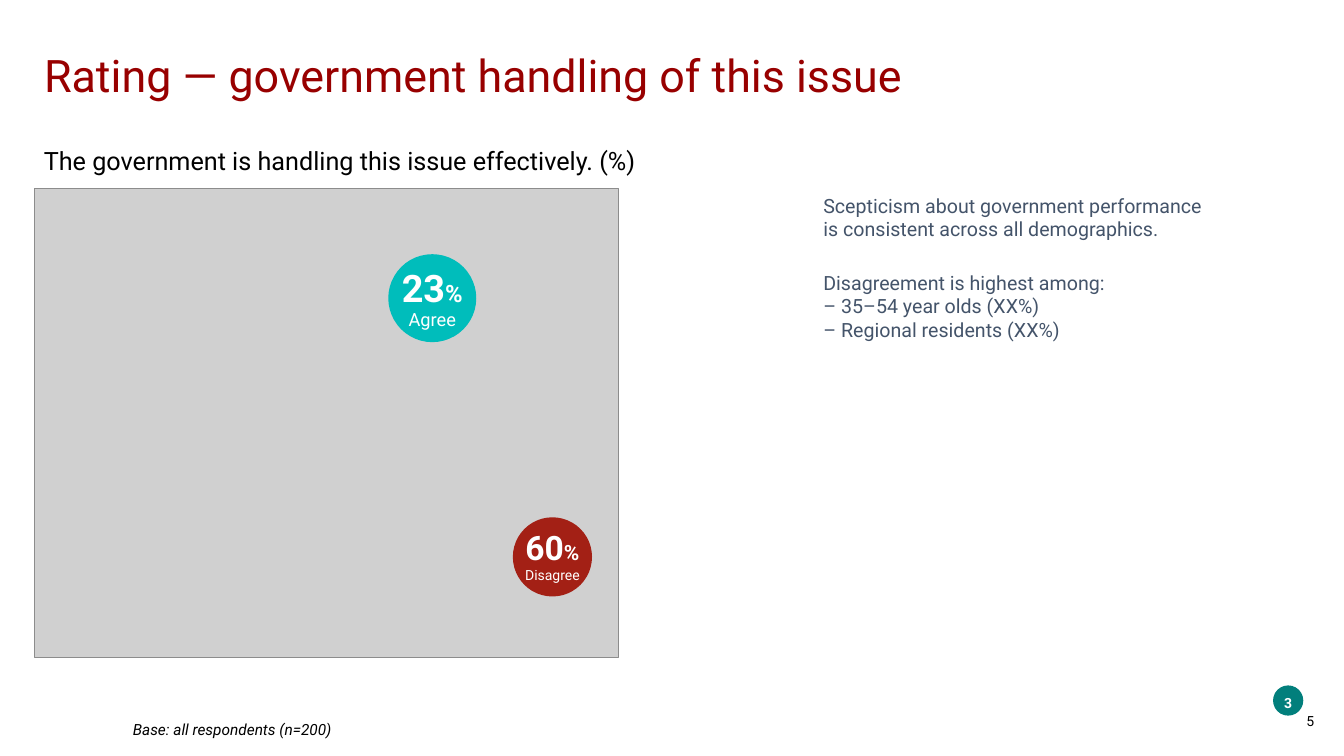
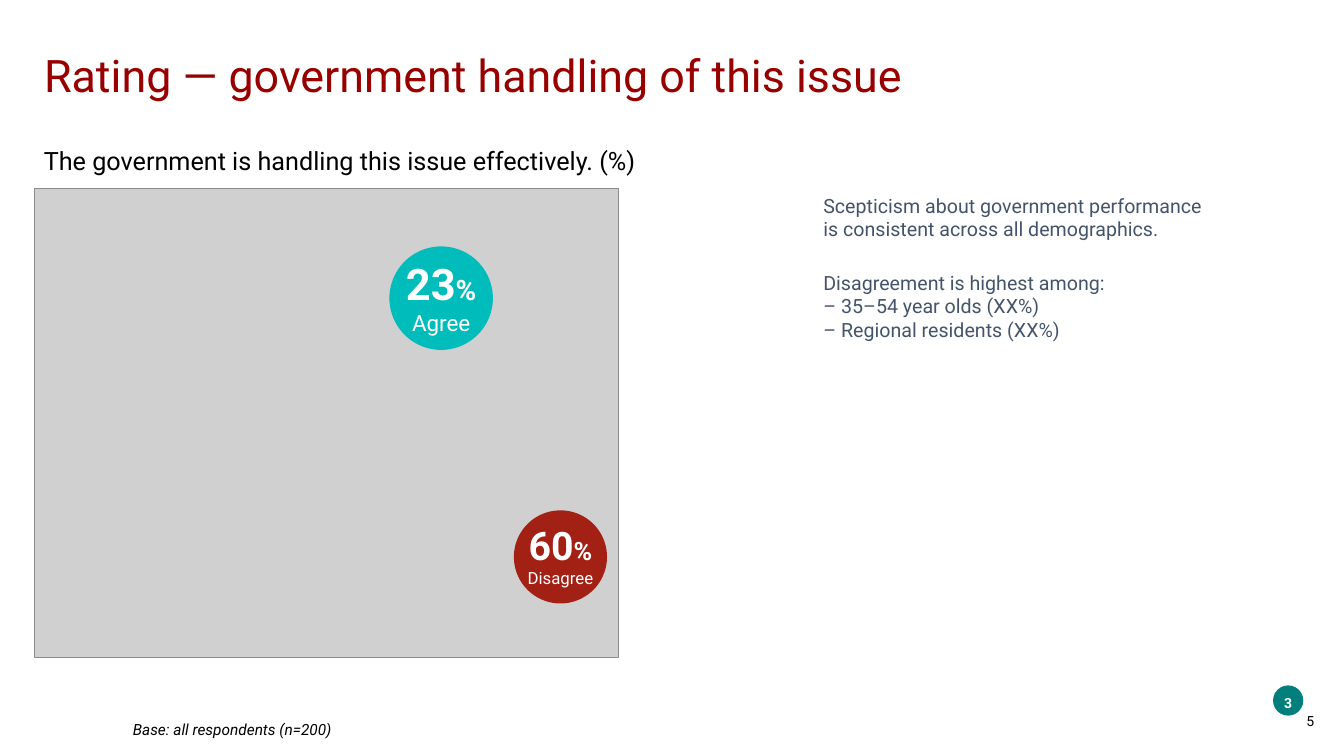
Before and after one commit to ThomasB4242/Test-1, a slide deck: slide 5 of sample_data/output.pptx. Drawn at 1344x756 pixels with LibreOffice and Linux fonts; fonts in the diff are those of the drawing; grey boxes stand for pictures; background and template pictures are left out. Boxes give left, top, right and bottom in pixels: in the first picture for what was removed or moved away, otherwise in the second. Text is boxed around its words. In the diff, an @@ line names an element or a change of style, - is before the commit and + after.

```diff
--- a/sample_data/output.pptx
+++ b/sample_data/output.pptx
@@ text "23%" at (406,268,456,301): size 27 to 31 pt, size 17 to 20 pt in "23%" @@
@@ ellipse: place and size @@
-ellipse at (388,254,476,342)
+ellipse at (389,246,493,350)
@@ text "Agree" at (412,315,470,336): size 13 to 16 pt @@
@@ text "60%" at (529,531,574,561): size 24 to 28 pt, size 15 to 18 pt in "60%" @@
@@ ellipse: place and size @@
-ellipse at (513,517,593,597)
+ellipse at (514,510,607,603)
@@ text "Disagree" at (528,572,594,588): size 10 to 12 pt @@
```
Also in this commit, not shown: 2 other slides changed, 5 other files.
